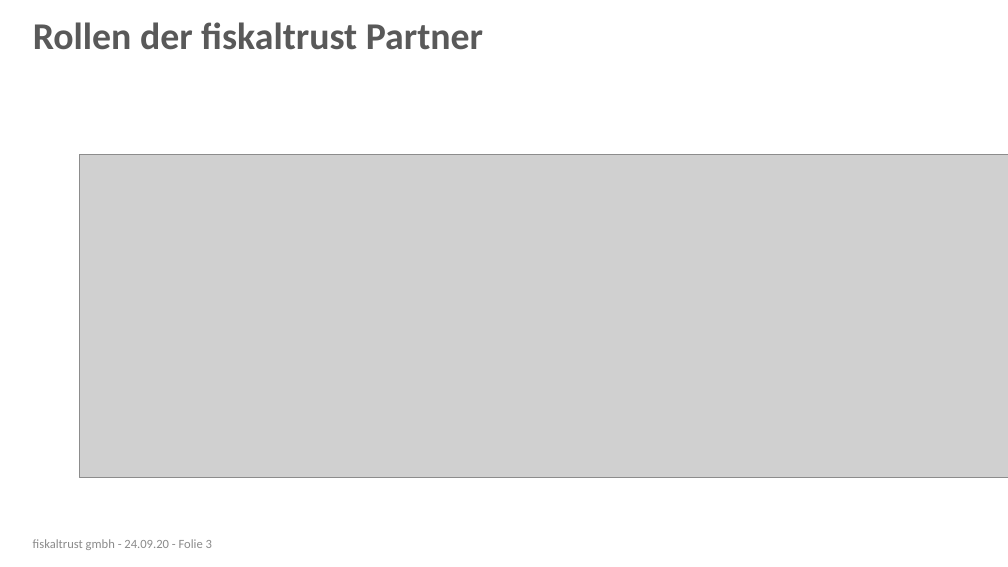
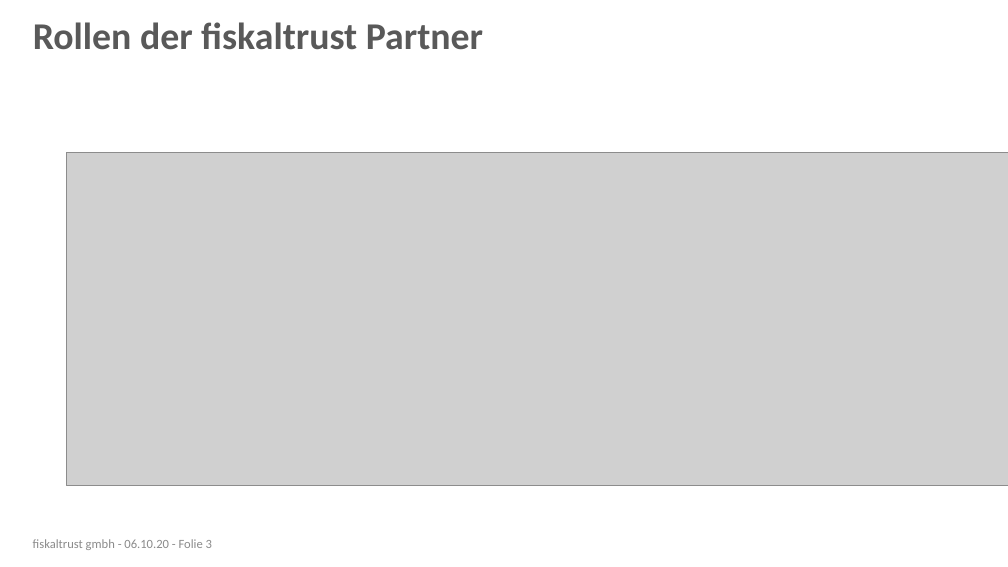
Before and after one commit to fiskaltrust/productdescription-de-doc, a slide deck: slide 3 of for-posdealers/presentation/sales/media/posdealer-sales-rollout.pptx. Drawn at 1008x567 pixels with LibreOffice and Linux fonts; fonts in the diff are those of the drawing; grey boxes stand for pictures; background and template pictures are left out. Boxes give left, top, right and bottom in pixels: in the first picture for what was removed or moved away, otherwise in the second. Text is boxed around its words. In the diff, an @@ line names an element or a change of style, - is before the commit and + after.

```diff
--- a/for-posdealers/presentation/sales/media/posdealer-sales-rollout.pptx
+++ b/for-posdealers/presentation/sales/media/posdealer-sales-rollout.pptx
@@ picture: place and size @@
-picture at (79,154,1008,478)
+picture at (66,153,1008,485)
@@ text at (33,539,212,550): text changed @@
-fiskaltrust gmbh - 24.09.20 - Folie 3
+fiskaltrust gmbh - 06.10.20 - Folie 3
```
Also in this commit, not shown: 5 other slides changed, 2 slides added, 12 other files.
